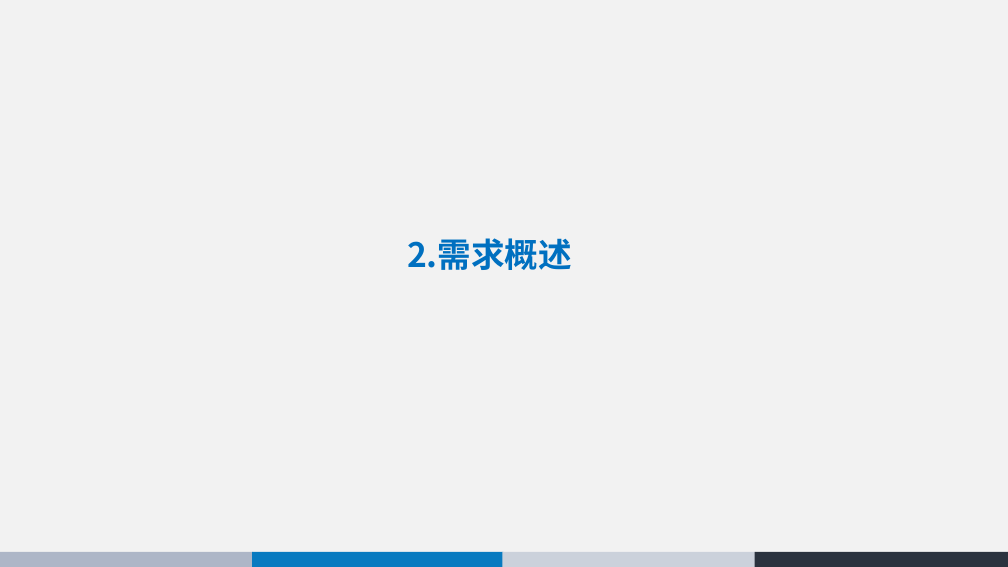
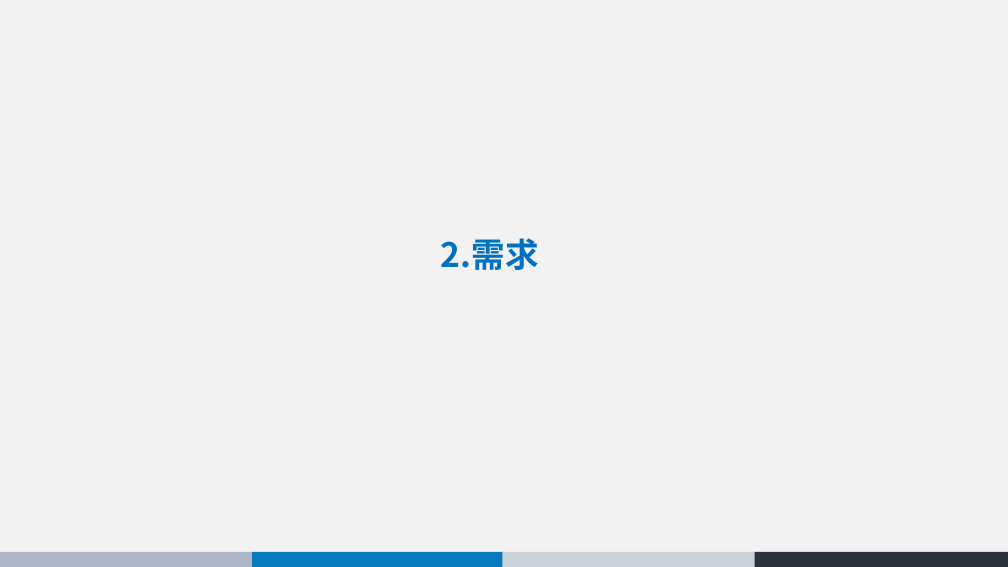
Before and after one commit to 74237423/Architecture, a slide deck: slide 6 of 同城互助系统 - 体系结构设计.pptx. Drawn at 1008x567 pixels with LibreOffice and Linux fonts; fonts in the diff are those of the drawing. Boxes give left, top, right and bottom in pixels: in the first picture for what was removed or moved away, otherwise in the second. Text is boxed around its words. In the diff, an @@ line names an element or a change of style, - is before the commit and + after.

```diff
--- a/同城互助系统 - 体系结构设计.pptx
+++ b/同城互助系统 - 体系结构设计.pptx
@@ title at [441, 238, 539, 270]: text changed @@
-2.需求概述
+2.需求
```
Also in this commit, not shown: 4 other slides changed, 6 slides added, 7 slides removed, 1 other file.
